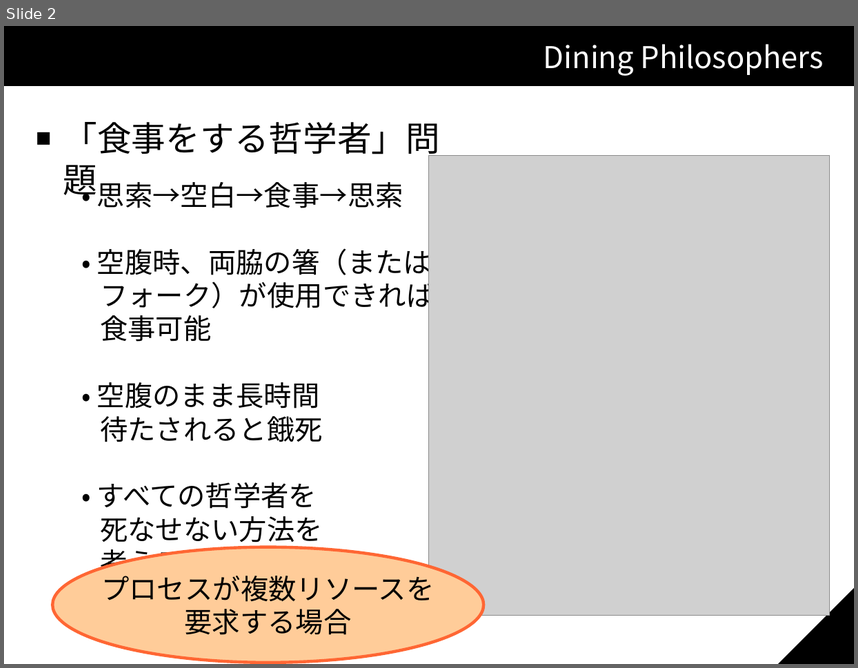
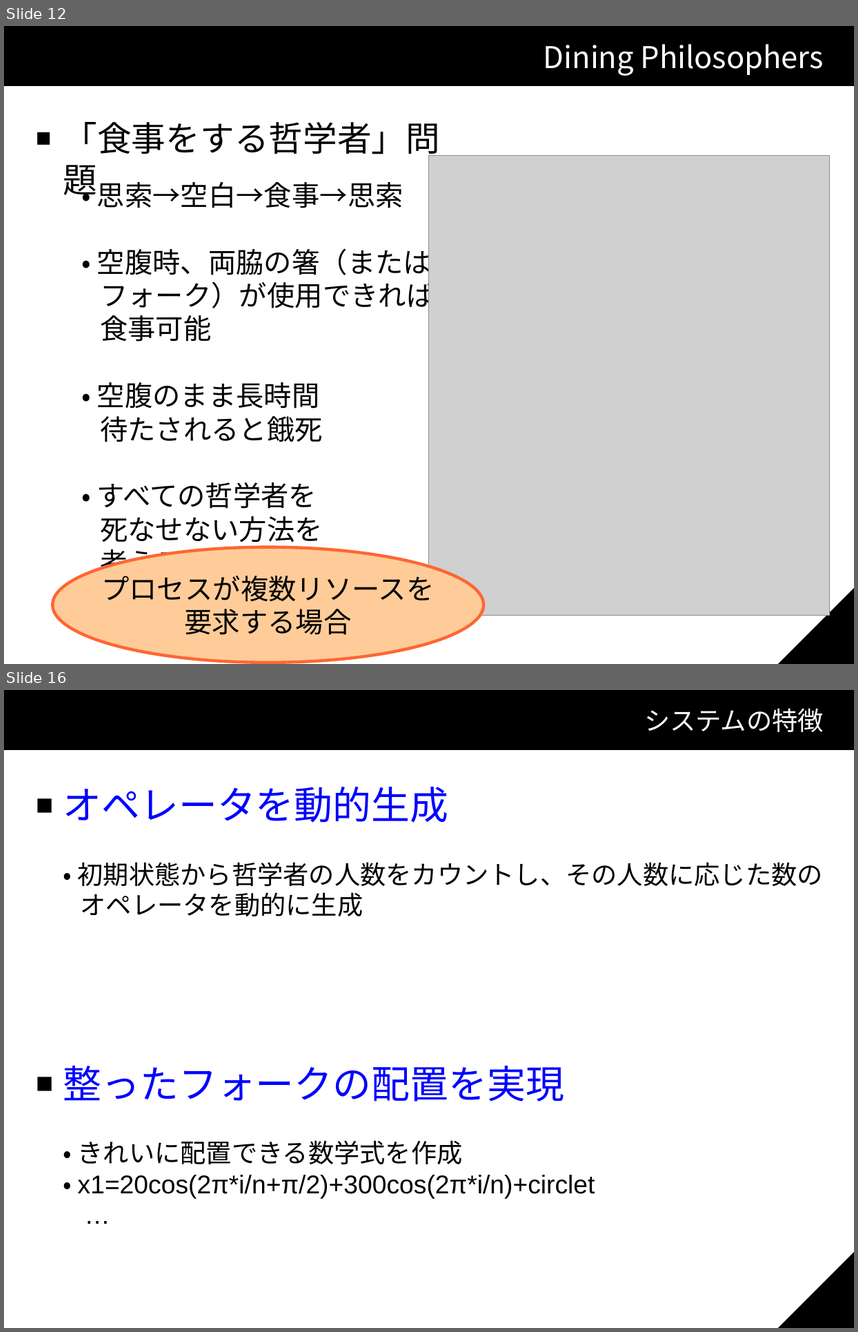
Before and after one commit to KP-3/Shota, a slide deck: スライド.odp. Shown one above the other, each under a label of ours: slide 2 before the commit, slides 12 and 16 after it; the slides between them are not shown. The pictures are 858x668 and 858x1332 pixels, drawn with LibreOffice and Linux fonts; fonts in the diff are those of the drawing; grey boxes stand for pictures; background and template pictures are left out. Boxes give left, top, right and bottom in pixels: in the first picture for what was removed or moved away, otherwise in the second. Text is boxed around its words. In the diff, an @@ line names an element or a change of style, - is before the commit and + after.

```diff
--- a/スライド.odp
+++ b/スライド.odp
@@ slide 16 added at <box>4,690,854,1328</box>, background #FFFFFF; not listed: 3 template elements that a slide beside it also shows @@
@@ title added at <box>644,708,824,732</box>, 24 pt, text #FFFFFF @@
+システムの特徴
@@ text added at <box>63,787,823,916</box>, 24 pt, text #000000 @@
+■ オペレータを動的生成
+・ 初期状態から哲学者の人数をカウントし、その人数に応じた数の
+オペレータを動的に生成
@@ text added at <box>63,1065,595,1199</box>, 24 pt, text #000000 @@
+■ 整ったフォークの配置を実現
+・ きれいに配置できる数学式を作成
+・ x1=20cos(2π*i/n+π/2)+300cos(2π*i/n)+circlet
+…
@@ what was slide 2 is now slide 12 @@
```
Also in this commit, not shown: 9 slides changed, 10 other slides added.
